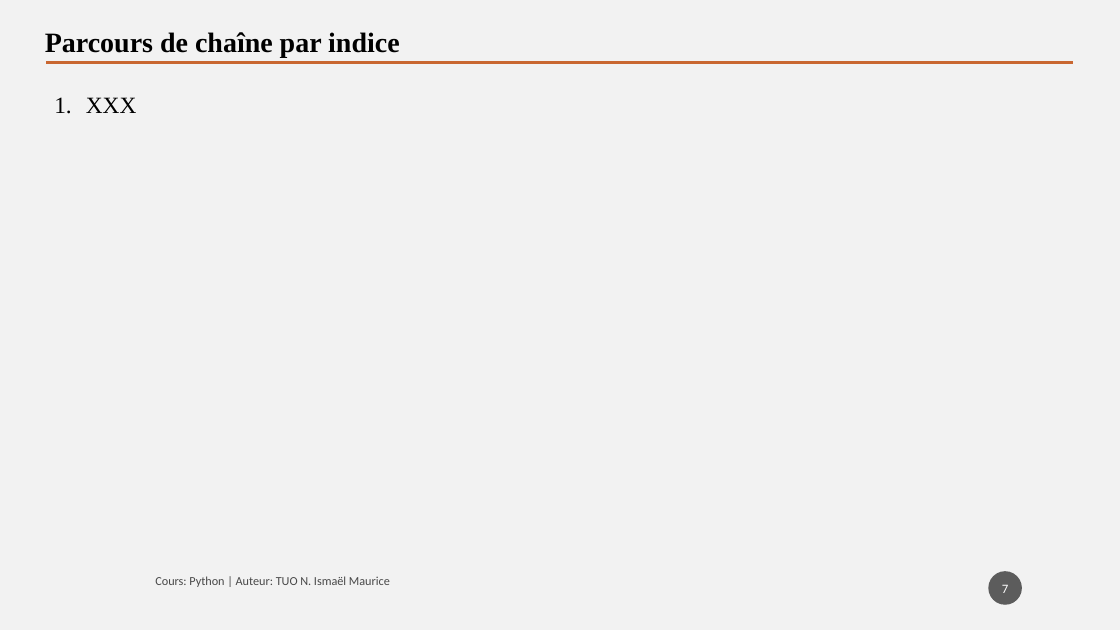
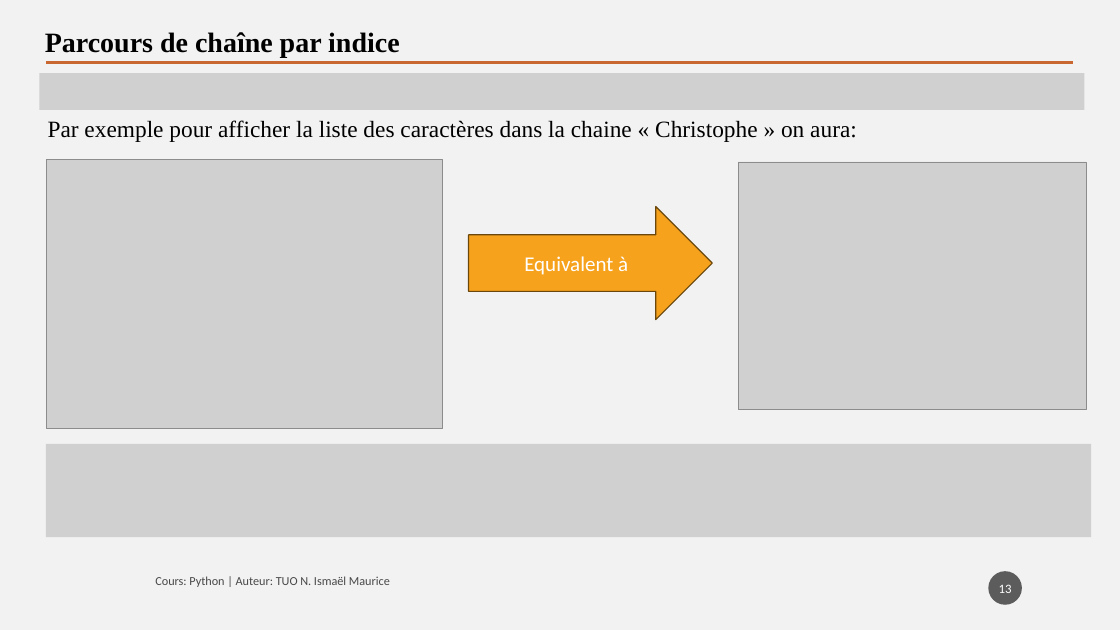
Before and after one commit to tisma95/cours-python, a slide deck: slide 13 of source/Chapitre 8 - Les chaines de caractères.pptx (slide 7 before the commit). Drawn at 1120x630 pixels with LibreOffice and Linux fonts; fonts in the diff are those of the drawing; grey boxes stand for pictures. Boxes give left, top, right and bottom in pixels: in the first picture for what was removed or moved away, otherwise in the second. Text is boxed around its words. In the diff, an @@ line names an element or a change of style, - is before the commit and + after.

```diff
--- a/source/Chapitre 8 - Les chaines de caractères.pptx
+++ b/source/Chapitre 8 - Les chaines de caractères.pptx
@@ picture added at [39, 73, 1085, 110] @@
@@ text removed at [86, 97, 137, 113] @@
-1. XXX
@@ text added at [48, 120, 857, 142], 20 pt, text #000000 @@
+Par exemple pour afficher la liste des caractères dans la chaine « Christophe » on aura:
@@ picture added at [46, 160, 443, 429] @@
@@ picture added at [739, 162, 1086, 410] @@
@@ right arrow added at [469, 207, 712, 320], fill #F6A21D, outline #6C470D 1 pt, 18 pt, text #FFFFFF @@
+Equivalent à
@@ picture added at [46, 444, 1091, 537] @@
@@ page number at [999, 584, 1012, 593]: text changed @@
-7
+13
```
Also in this commit, not shown: 7 other slides changed, 11 slides added, 10 other files.
